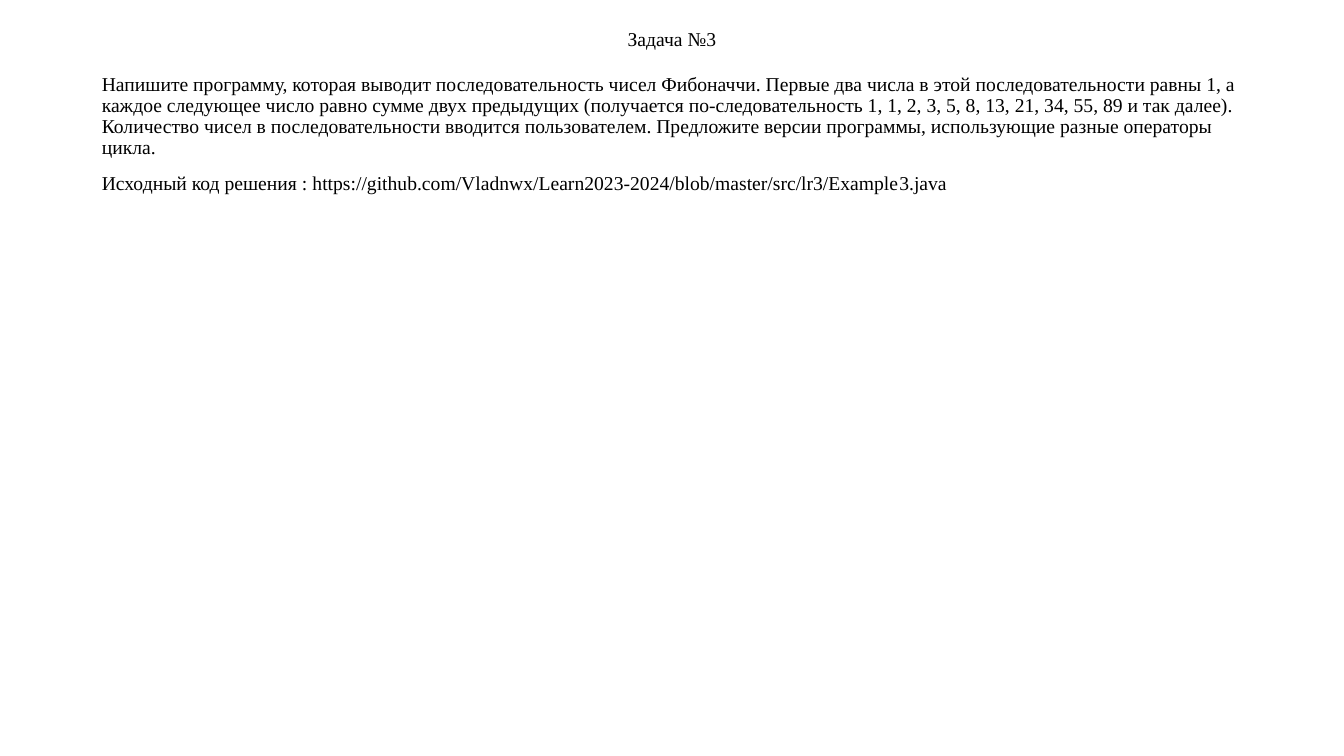
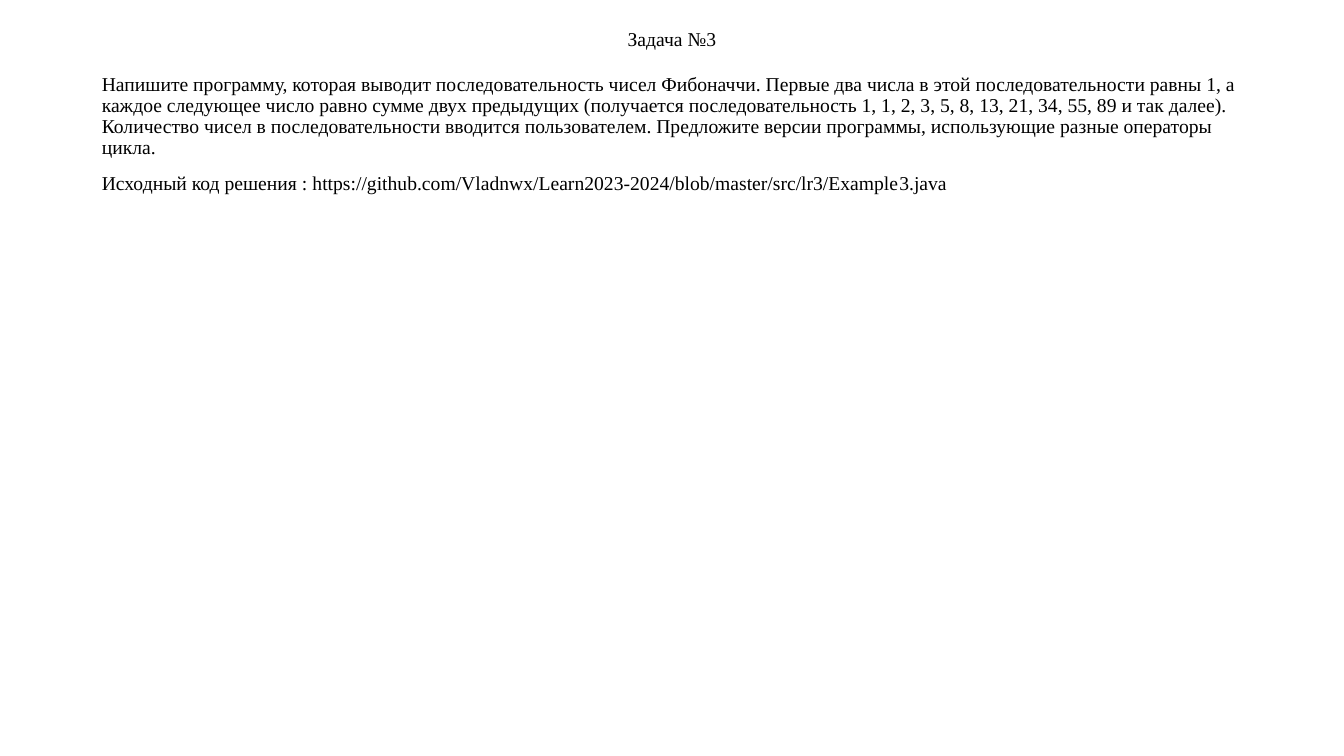
Before and after one commit to Vladnwx/Learn2023-2024, a slide deck: slide 5 of src/lr3/РИЗ-130916у Савельев В.Н. Отчет о выполнении ЛР3.pptx. Drawn at 1344x756 pixels with LibreOffice and Linux fonts; fonts in the diff are those of the drawing. Boxes give left, top, right and bottom in pixels: in the first picture for what was removed or moved away, otherwise in the second. Text is boxed around its words. In the diff, an @@ line names an element or a change of style, - is before the commit and + after.

```diff
--- a/src/lr3/РИЗ-130916у Савельев В.Н. Отчет о выполнении ЛР3.pptx
+++ b/src/lr3/РИЗ-130916у Савельев В.Н. Отчет о выполнении ЛР3.pptx
@@ text at [102, 77, 1235, 158]: text changed @@
-Напишите программу, которая выводит последовательность чисел Фибоначчи. Первые два числа в этой последовательности равны 1, а каждое следующее число равно сумме двух предыдущих (получается по-следовательность 1, 1, 2, 3, 5, 8, 13, 21, 34, 55, 89 и так далее). Количество чисел в последовательности вводится пользователем. Предложите версии программы, использующие разные операторы цикла.
+Напишите программу, которая выводит последовательность чисел Фибоначчи. Первые два числа в этой последовательности равны 1, а каждое следующее число равно сумме двух предыдущих (получается последовательность 1, 1, 2, 3, 5, 8, 13, 21, 34, 55, 89 и так далее). Количество чисел в последовательности вводится пользователем. Предложите версии программы, использующие разные операторы цикла.
```
Also in this commit, not shown: 1 other slide changed, 1 other file.
